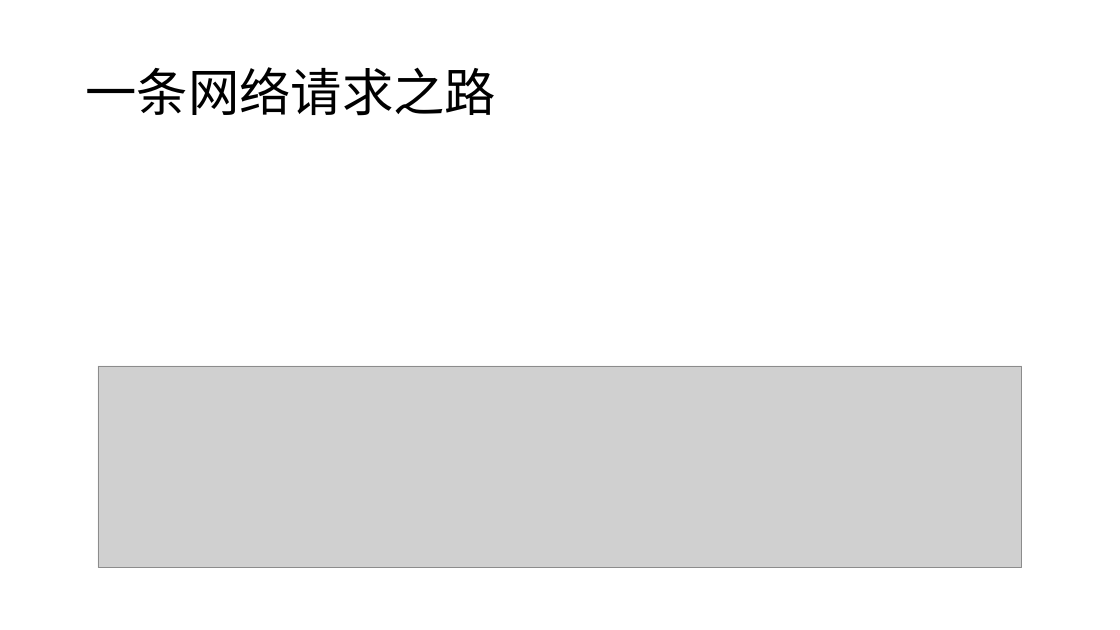
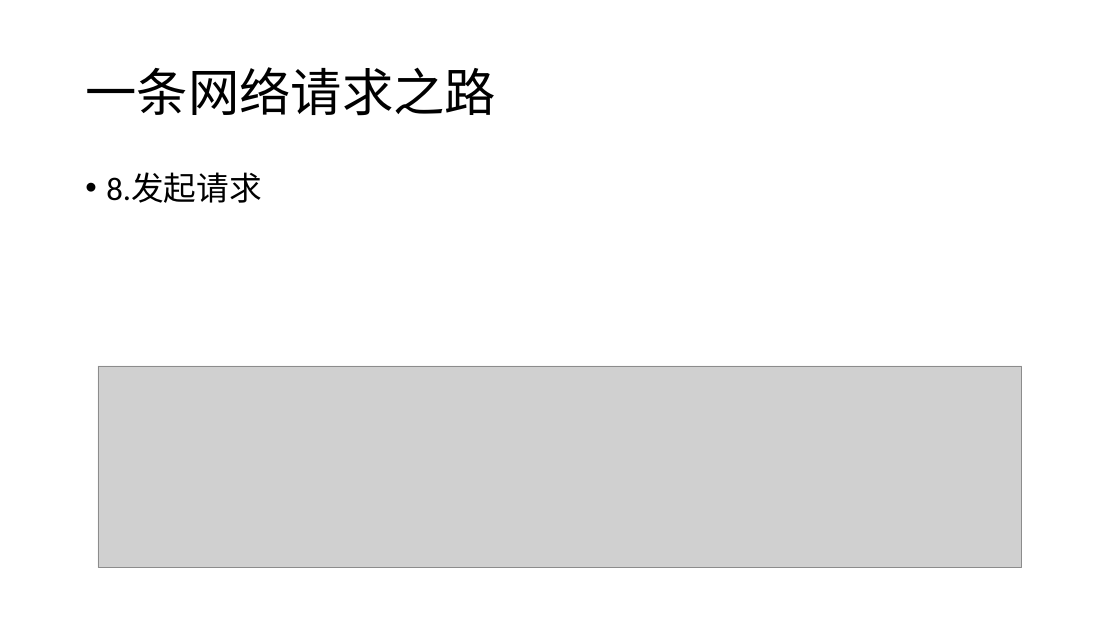
Before and after one commit to daisongsong1991/ppt, a slide deck: slide 13 of net_ppt.pptx (slide 12 before the commit). Drawn at 1120x630 pixels with LibreOffice and Linux fonts; fonts in the diff are those of the drawing; grey boxes stand for pictures. Boxes give left, top, right and bottom in pixels: in the first picture for what was removed or moved away, otherwise in the second. Text is boxed around its words. In the diff, an @@ line names an element or a change of style, - is before the commit and + after.

```diff
--- a/net_ppt.pptx
+++ b/net_ppt.pptx
@@ text added at (106, 173, 261, 203), 28 pt, text #000000 @@
+• 8.发起请求
```
Also in this commit, not shown: 4 other slides changed, 6 slides added, 3 slides removed, 4 other files.
